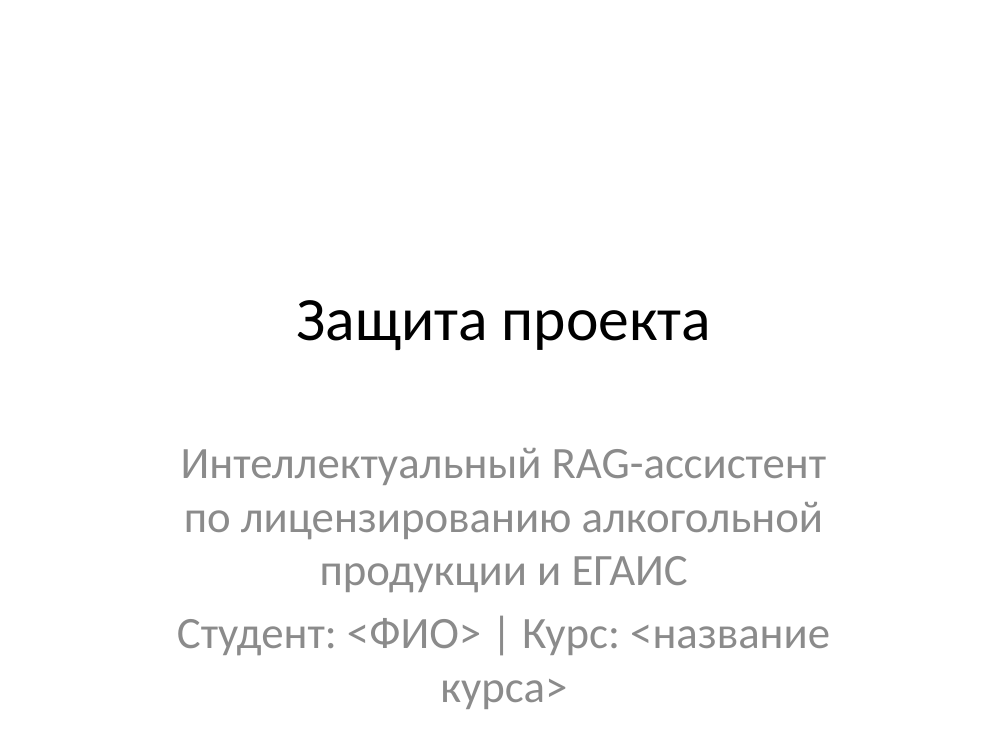
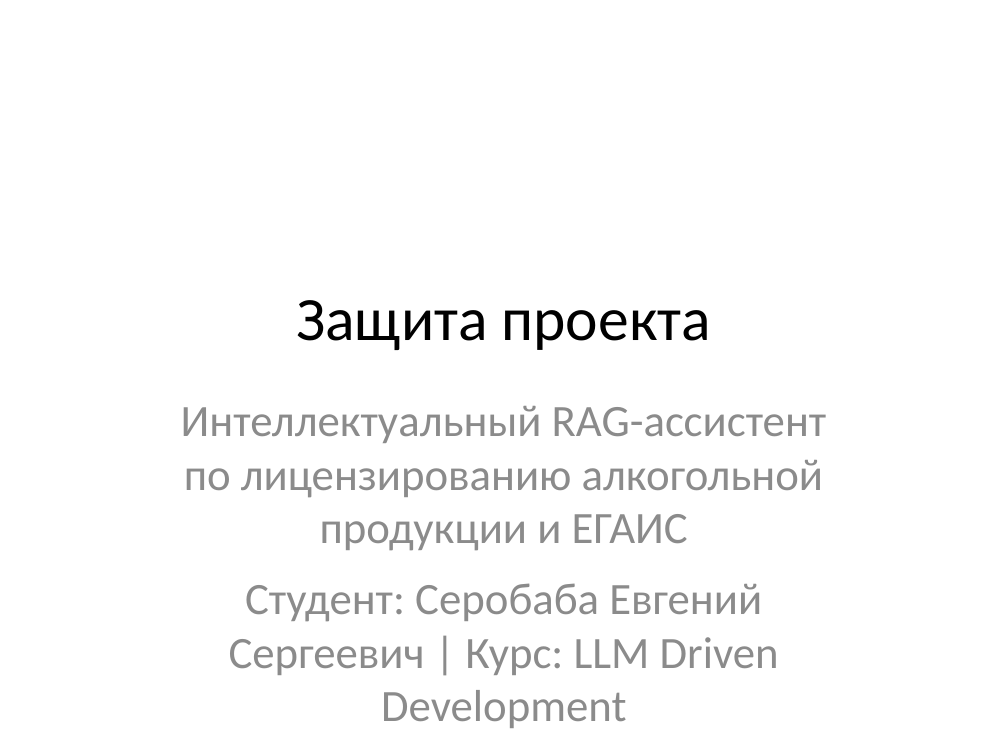
Before and after one commit to odinserobaba/license_rag, a slide deck: slide 1 of Презентация_защита_проекта_normatives.pptx. Drawn at 1008x756 pixels with LibreOffice and Linux fonts; fonts in the diff are those of the drawing. Boxes give left, top, right and bottom in pixels: in the first picture for what was removed or moved away, otherwise in the second. Text is boxed around its words. In the diff, an @@ line names an element or a change of style, - is before the commit and + after.

```diff
--- a/Презентация_защита_проекта_normatives.pptx
+++ b/Презентация_защита_проекта_normatives.pptx
@@ subtitle "Интеллектуальный RAG-ассистент по лицензированию алкогольной ...": place and size @@
-subtitle "Интеллектуальный RAG-ассистент по лицензированию алкогольной ..." at box(177, 448, 830, 709)
+subtitle "Интеллектуальный RAG-ассистент по лицензированию алкогольной ..." at box(181, 406, 827, 728)
@@ subtitle at box(229, 583, 779, 728): text changed @@
-Студент: <ФИО> | Курс: <название курса>
+Студент: Серобаба Евгений Сергеевич | Курс: LLM Driven Development
```
Also in this commit, not shown: 1 other slide changed, 2 other files.
